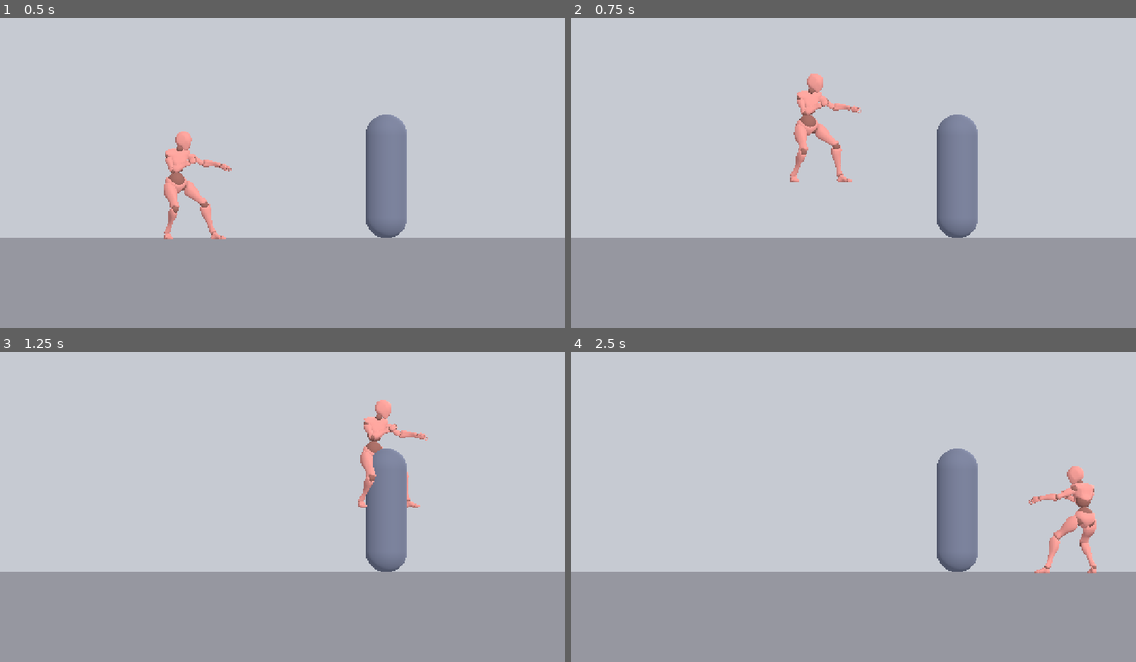
Above: before the commit, frames 1-4 (two rows, left to right).
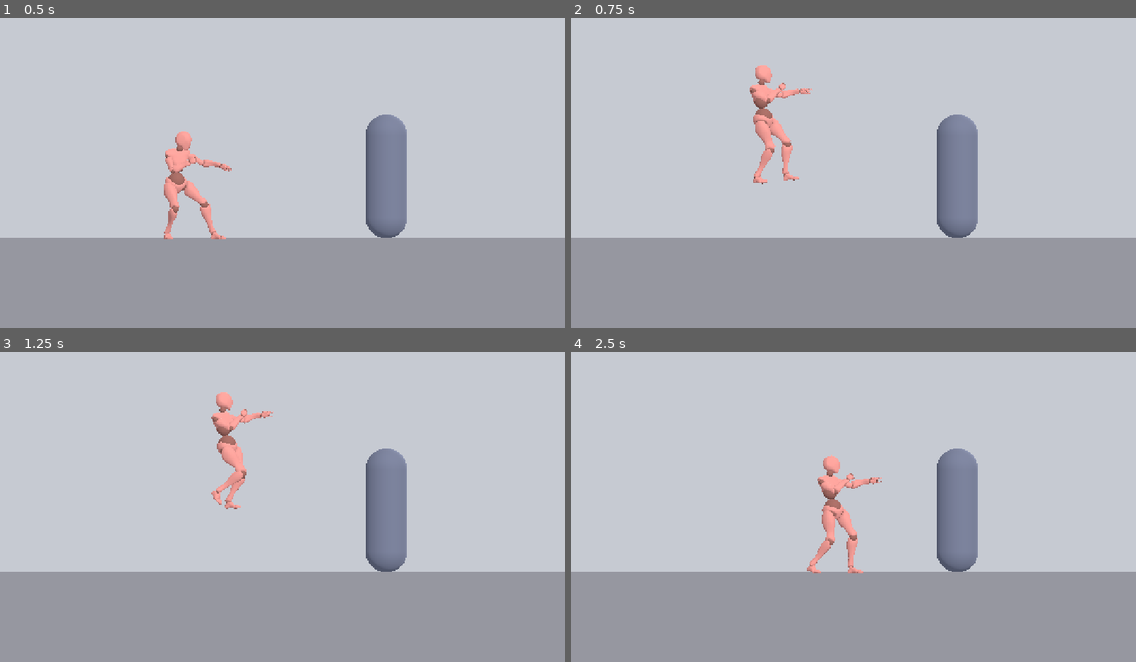
Above: after the commit, the same moments.

Repository: RJL-Marquez/RIVEN
Game: Godot game, scene res://scenes/Arena3D.tscn
The game is run twice, just before and just after one commit, with the same random seed, the same clock (stepped at 60 frames per second) and the same inputs.
Inputs:
- Up to frame 1 (0.5 s): no input
- Up to frame 2 (0.75 s): hold D (move_right) from 0.53 s (still down); tap W (jump) at 0.6 s
- Up to frame 3 (1.25 s): keep holding D (move_right); tap W (jump) at 0.77, 1.07 s
- Up to frame 4 (2.5 s): release D (move_right) at 1.28 s; hold Down 1.28-2.03 s; tap J (attack) at 1.35 s; tap W (jump) at 1.52, 1.55, 1.82, 2.3 s; hold D (move_right) from 2.03 s (still down); tap L (block) at 2.1 s

Frame 1 is identical in both runs. In frame 2, 2.6% of the frame differs, in the area x 31-52%, y 15-54%; in frame 3, 2.2%; in frame 4, 2.7%, in the area x 41-93%, y 33-72%.

Commit message:
Phase 1 (WIP): forward/back walk with guard-blend + matched speed
Idle <-> walk locomotion using Mixamo walk clips: forward and backward
loops, travel speed matched to each clip's stride (no foot slide), the
idle's guard arms blended onto the walking legs, and the overlay fades
in/out so there's no pop at idle <-> walk. In-place via hip pinning.

Not final: low-center-of-gravity / idle-posture-on-walk still to refine.

Co-Authored-By: Claude Opus 4.8 <noreply@anthropic.com>

Diff:
--- a/actors/fighter3d/fighter3d.gd
+++ b/actors/fighter3d/fighter3d.gd
@@ -1,62 +1,198 @@
 extends CharacterBody3D
 ## 2.5D fighter: a 3D body constrained to the 2D fighting plane (moves on X,
-## jumps on Y, pinned to Z = 0), facing the opponent. The real character +
-## animations (e.g. from Mixamo) get parented under the Model node, and the
-## state machine / combat port over from the 2D version.
-
-@export var speed := 4.0
+## jumps on Y, pinned to Z = 0), facing the opponent. The Mixamo character +
+## its clips live under the Model node. Locomotion is a simple idle <-> walk
+## (forward / backward), with the idle's fighting guard (arms + fists) blended
+## onto the walking legs, fading in/out so there's no pop at idle <-> walk.
+
+@export var speed := 1.0       # forward m/s — matches the Walking clip's stride
+@export var back_speed := 1.1  # retreat m/s — matches the Walking Backwards clip
 @export var gravity := 18.0
 @export var jump_velocity := 7.0
 @export var opponent_path: NodePath
 
-## Height tweak: raise this if the feet clip INTO the floor, lower it (even
-## negative) if they FLOAT above it. Editable in the Inspector.
+## Height tweak: raise if the feet clip INTO the floor, lower (even negative)
+## if they FLOAT above it. Editable in the Inspector.
 @export var foot_offset := -0.02
+
+const IDLE := "mixamo_com"       # Fight Idle clip baked into the character FBX
+const INPUT_DEADZONE := 0.2
+const BLEND := 0.15          # clip cross-fade time (idle <-> walk)
+const GUARD_FADE := 6.5      # upper-body guard blend rate (~0.15s to full)
+
+## The two sustained walk loops (exported from Mixamo, dropped in this folder).
+const CLIPS := {
+	"fwd_loop": "res://actors/fighter3d/Walking.fbx",
+	"back_loop": "res://actors/fighter3d/Walking Backwards.fbx",
+}
+const UPPER_TOKENS := ["Spine", "Neck", "Head", "Shoulder", "Arm", "Hand"]
+
+enum { S_IDLE, S_F_LOOP, S_B_LOOP }
 
 var facing := 1
 var _opponent: Node3D
 var _skeleton: Skeleton3D
+var _ap: AnimationPlayer
+var _state := S_IDLE
+var _clips_ok := {}
+
+# Upper-body guard pose captured from the idle, re-applied over the walk.
+var _upper_bones: Array[int] = []
+var _hips_bone := -1
+var _guard_pos := {}
+var _guard_rot := {}
+var _guard_captured := false
+var _guard_weight := 0.0  # 0 = pure anim (idle), 1 = full guard (walking)
 
 @onready var model: Node3D = $Model
 
 func _ready() -> void:
 	if opponent_path != NodePath(""):
 		_opponent = get_node_or_null(opponent_path)
-	# Play the imported Mixamo idle (looped).
-	var ap := $Model/Character.get_node_or_null("AnimationPlayer") as AnimationPlayer
-	if ap:
-		var a := ap.get_animation("mixamo_com")
-		if a:
-			a.loop_mode = Animation.LOOP_LINEAR
-		ap.play("mixamo_com")
-	_skeleton = $Model/Character.get_node_or_null("Skeleton3D") as Skeleton3D
-	process_priority = 100  # run _ground_clamp after the animation poses the skeleton
+	var character := $Model/Character
+	_ap = character.get_node_or_null("AnimationPlayer") as AnimationPlayer
+	_skeleton = character.get_node_or_null("Skeleton3D") as Skeleton3D
+	if _ap:
+		var idle := _ap.get_animation(IDLE)
+		if idle:
+			idle.loop_mode = Animation.LOOP_LINEAR
+		for n in CLIPS:
+			_register_clip(CLIPS[n], n)
+		_ap.play(IDLE)
+	_classify_bones()
+	process_priority = 100  # pose overrides / ground clamp run after the anim
+
+## Pull the single clip out of a Mixamo FBX and add it (looped) to THIS
+## character's AnimationPlayer. Both share the mixamorig skeleton, so the bone
+## tracks retarget automatically. Missing file = that walk just stays off.
+func _register_clip(path: String, anim_name: String) -> void:
+	if _ap == null or not ResourceLoader.exists(path):
+		return
+	var scene := load(path) as PackedScene
+	if scene == null:
+		return
+	var inst := scene.instantiate()
+	var src := inst.find_child("AnimationPlayer", true, false) as AnimationPlayer
+	if src == null:
+		inst.queue_free()
+		return
+	var names := src.get_animation_list()
+	var sn := ""
+	for n in names:
+		if n == "mixamo_com":
+			sn = n
+			break
+	if sn == "" and names.size() > 0:
+		sn = names[0]
+	if sn == "":
+		inst.queue_free()
+		return
+	var a := (src.get_animation(sn) as Animation).duplicate() as Animation
+	a.loop_mode = Animation.LOOP_LINEAR
+	var lib := _ap.get_animation_library("")
+	if lib == null:
+		lib = AnimationLibrary.new()
+		_ap.add_animation_library("", lib)
+	if lib.has_animation(anim_name):
+		lib.remove_animation(anim_name)
+	lib.add_animation(anim_name, a)
+	inst.queue_free()
+	_clips_ok[anim_name] = true
+
+func _classify_bones() -> void:
+	_upper_bones.clear()
+	_hips_bone = -1
+	if _skeleton == null:
+		return
+	for i in _skeleton.get_bone_count():
+		var bn := _skeleton.get_bone_name(i)
+		if "Hips" in bn:
+			_hips_bone = i
+			continue
+		for t in UPPER_TOKENS:
+			if t in bn:
+				_upper_bones.append(i)
+				break
 
 func _physics_process(delta: float) -> void:
 	if not is_on_floor():
 		velocity.y -= gravity * delta
-	velocity.x = Input.get_axis("move_left", "move_right") * speed
+	var dir := Input.get_axis("move_left", "move_right")
+	# Retreating (moving away from the opponent) uses the backward stride speed.
+	var spd := speed
+	if dir != 0.0 and int(signf(dir)) != facing:
+		spd = back_speed
+	velocity.x = dir * spd
 	if is_on_floor() and Input.is_action_just_pressed("jump"):
 		velocity.y = jump_velocity
 	velocity.z = 0.0
 	move_and_slide()
-	# Stay on the fighting plane.
-	global_position.z = 0.0
+	global_position.z = 0.0  # stay on the fighting plane
 	_update_facing()
+	_update_anim(dir)
 
 func _update_facing() -> void:
 	if _opponent and is_instance_valid(_opponent):
 		facing = -1 if _opponent.global_position.x < global_position.x else 1
-	# Turn the visual to face the opponent. The 90 deg base offset suits a
-	# character that faces +Z by default (tune for the imported model).
 	model.rotation.y = deg_to_rad(90.0) if facing == 1 else deg_to_rad(-90.0)
 
-func _process(_delta: float) -> void:
+## Idle <-> walk. Advancing toward the opponent plays the forward loop,
+## retreating plays the backward loop.
+func _update_anim(dir: float) -> void:
+	if _ap == null:
+		return
+	var want := S_IDLE
+	if absf(dir) > INPUT_DEADZONE:
+		want = S_F_LOOP if int(signf(dir)) == facing else S_B_LOOP
+	if want == _state:
+		return
+	_state = want
+	match _state:
+		S_IDLE: _ap.play(IDLE, BLEND)
+		S_F_LOOP: _play("fwd_loop")
+		S_B_LOOP: _play("back_loop")
+
+func _play(anim_name: String) -> void:
+	if _clips_ok.has(anim_name):
+		_ap.play(anim_name, BLEND)
+	else:
+		_ap.play(IDLE, BLEND)  # clip missing -> fall back to idle
+
+func _process(delta: float) -> void:
+	if _skeleton == null:
+		return
+	if not _guard_captured and _state == S_IDLE:
+		_capture_guard()
+	# Fade the guard in while walking, out while idle — synced with the clip
+	# cross-fade so there's no pop when you stop or start.
+	var target := 1.0 if _state != S_IDLE else 0.0
+	_guard_weight = move_toward(_guard_weight, target, GUARD_FADE * delta)
+	if _guard_captured and _guard_weight > 0.001:
+		_apply_guard(_guard_weight)
 	_ground_clamp()
 
+func _capture_guard() -> void:
+	for i in _upper_bones:
+		_guard_pos[i] = _skeleton.get_bone_pose_position(i)
+		_guard_rot[i] = _skeleton.get_bone_pose_rotation(i)
+	_guard_captured = true
+
+## Overlay the captured guard on the upper body, and pin the hips horizontally
+## so the walk plays in place (our velocity does the travelling).
+func _apply_guard(w: float) -> void:
+	for i in _upper_bones:
+		var p := _skeleton.get_bone_pose_position(i)
+		var q := _skeleton.get_bone_pose_rotation(i)
+		_skeleton.set_bone_pose_position(i, p.lerp(_guard_pos[i], w))
+		_skeleton.set_bone_pose_rotation(i, q.slerp(_guard_rot[i], w))
+	if _hips_bone >= 0:
+		var hp := _skeleton.get_bone_pose_position(_hips_bone)
+		var r := _skeleton.get_bone_rest(_hips_bone).origin
+		_skeleton.set_bone_pose_position(_hips_bone, hp.lerp(Vector3(r.x, hp.y, r.z), w))
+
 func _ground_clamp() -> void:
-	# Plant the character on the floor: when grounded, shift the model so the
-	# mesh's lowest surface point sits on the ground (no float, no clipping).
+	# Plant the character: shift the model so the skeleton's lowest point sits
+	# on the floor (no float, no clipping).
 	model.position.y = 0.0
 	if not is_on_floor() or _skeleton == null:
 		return
--- /dev/null
+++ b/tools/measure_walk_speed.gd
@@ -0,0 +1,47 @@
+extends SceneTree
+## Measure the baked ground speed (m/s) of the Mixamo walk clips so the
+## CharacterBody3D travel speed can match the stride (no foot sliding).
+
+func _measure(path: String) -> void:
+	if not ResourceLoader.exists(path):
+		print(path, " : MISSING")
+		return
+	var scene := load(path) as PackedScene
+	var inst := scene.instantiate()
+	var ap := inst.find_child("AnimationPlayer", true, false) as AnimationPlayer
+	if ap == null:
+		print(path, " : no AnimationPlayer")
+		return
+	var names := ap.get_animation_list()
+	var an := "mixamo_com" if "mixamo_com" in names else (names[0] if names.size() > 0 else "")
+	if an == "":
+		print(path, " : no anim")
+		return
+	var a := ap.get_animation(an)
+	var length := a.length
+	# Find the hips position track.
+	var hips_track := -1
+	for t in a.get_track_count():
+		if a.track_get_type(t) == Animation.TYPE_POSITION_3D:
+			var p := String(a.track_get_path(t))
+			if "Hips" in p:
+				hips_track = t
+				break
+	if hips_track < 0:
+		print(path, " : no hips position track")
+		return
+	var kc := a.track_get_key_count(hips_track)
+	var p0: Vector3 = a.track_get_key_value(hips_track, 0)
+	var p1: Vector3 = a.track_get_key_value(hips_track, kc - 1)
+	# Horizontal travel over the clip (ignore vertical bob).
+	var d := Vector2(p1.x - p0.x, p1.z - p0.z).length()
+	var mps := d / length if length > 0.0 else 0.0
+	print(path.get_file(), " | len=", snapped(length, 0.001), "s  travel=", snapped(d, 0.001), "m  speed=", snapped(mps, 0.001), " m/s")
+
+func _initialize() -> void:
+	for p in [
+		"res://actors/fighter3d/Walking.fbx",
+		"res://actors/fighter3d/Walking Backwards.fbx",
+	]:
+		_measure(p)
+	quit()
Binary file added: actors/fighter3d/Start Walking Backwards.fbx
Not shown, added: actors/fighter3d/Start Walking Backwards.fbx.import
Binary file added: actors/fighter3d/Start Walking.fbx
Not shown, added: actors/fighter3d/Start Walking.fbx.import
Binary file added: actors/fighter3d/Stop Walking.fbx
Not shown, added: actors/fighter3d/Stop Walking.fbx.import
Binary file added: actors/fighter3d/Walk Backwards Stop.fbx
Not shown, added: actors/fighter3d/Walk Backwards Stop.fbx.import
Binary file added: actors/fighter3d/Walking Backwards.fbx
Not shown, added: actors/fighter3d/Walking Backwards.fbx.import
Binary file added: actors/fighter3d/Walking.fbx
Not shown, added: actors/fighter3d/Walking.fbx.import
